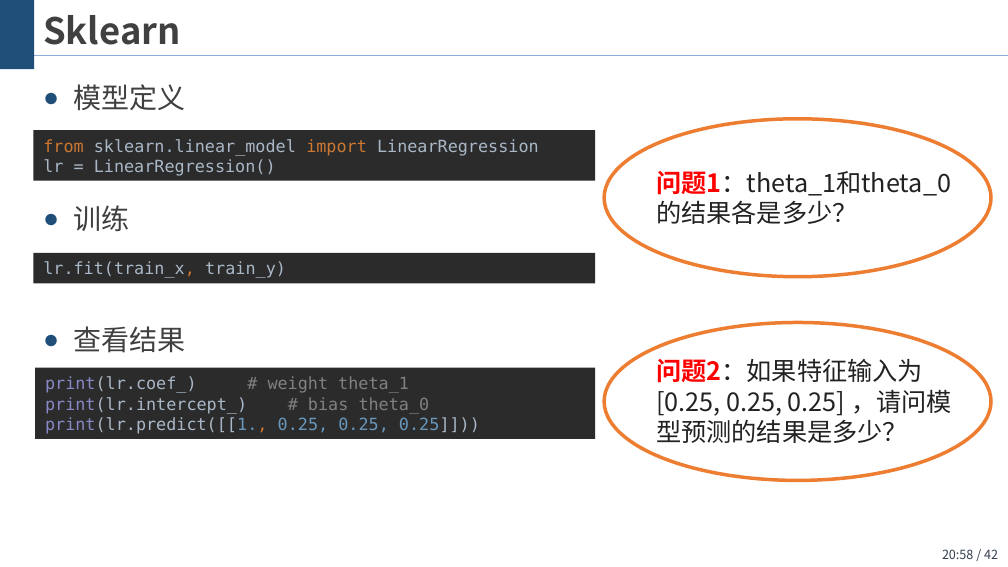
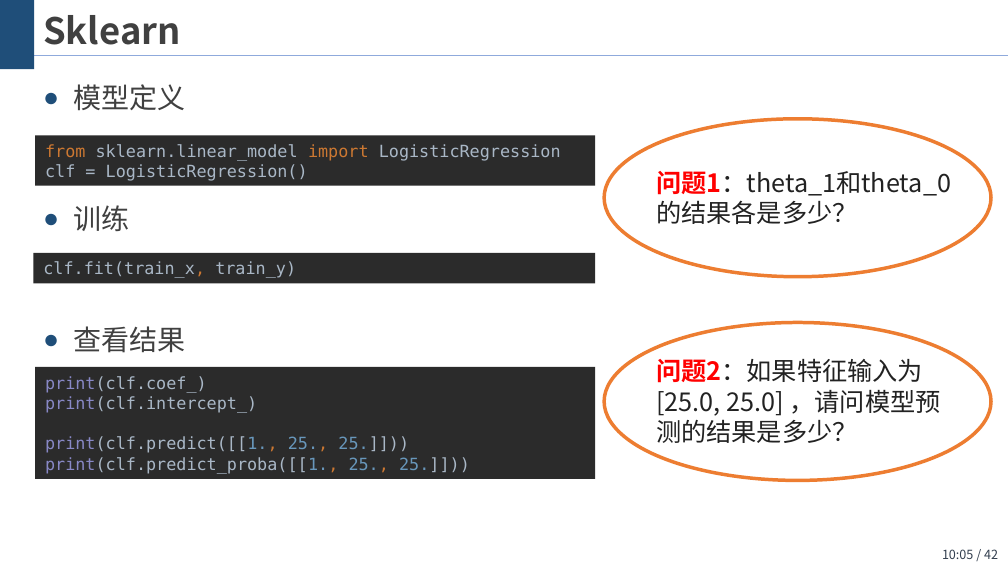
Before and after one commit to wangjin0818/Artificial_Intelligence_2021, a slide deck: slide 42 of chapter 03 - Logistic regression/逻辑斯蒂回归.pptx. Drawn at 1008x567 pixels with LibreOffice and Linux fonts; fonts in the diff are those of the drawing; background and template pictures are left out. Boxes give left, top, right and bottom in pixels: in the first picture for what was removed or moved away, otherwise in the second. Text is boxed around its words. In the diff, an @@ line names an element or a change of style, - is before the commit and + after.

```diff
--- a/chapter 03 - Logistic regression/逻辑斯蒂回归.pptx
+++ b/chapter 03 - Logistic regression/逻辑斯蒂回归.pptx
@@ rectangle "from sklearn.linear_model import LogisticRegression clf ...": place and size @@
-rectangle "from sklearn.linear_model import LogisticRegression clf ..." at [33, 130, 595, 180]
+rectangle "from sklearn.linear_model import LogisticRegression clf ..." at [35, 135, 596, 185]
@@ text in rectangle at [45, 144, 561, 181]: text changed @@
-from sklearn.linear_model import LinearRegression
-lr = LinearRegression()
+from sklearn.linear_model import LogisticRegression
+clf = LogisticRegression()
@@ text in rectangle at [43, 261, 296, 278]: text changed @@
-lr.fit(train_x, train_y)
+clf.fit(train_x, train_y)
@@ text at [656, 358, 940, 443]: text changed @@
-问题2：如果特征输入为[0.25, 0.25, 0.25] ，请问模型预测的结果是多少？
+问题2：如果特征输入为[25.0, 25.0] ，请问模型预测的结果是多少？
@@ rectangle "print(clf.coef_) print(clf.intercept_) print(clf.predict([[1 ...": place and size @@
-rectangle "print(clf.coef_) print(clf.intercept_) print(clf.predict([[1 ..." at [35, 368, 596, 439]
+rectangle "print(clf.coef_) print(clf.intercept_) print(clf.predict([[1 ..." at [35, 367, 596, 479]
@@ text in rectangle at [45, 376, 470, 474]: text changed @@
-print(lr.coef_) # weight theta_1
-print(lr.intercept_) # bias theta_0
-print(lr.predict([[1., 0.25, 0.25, 0.25]]))
+print(clf.coef_)
+print(clf.intercept_)
+print(clf.predict([[1., 25., 25.]]))
+print(clf.predict_proba([[1., 25., 25.]]))
@@ page number at [942, 549, 998, 559]: text changed @@
-20:58 / 42
+10:05 / 42
```
Also in this commit, not shown: 11 other slides changed, 3 slides added, 7 slides removed.
